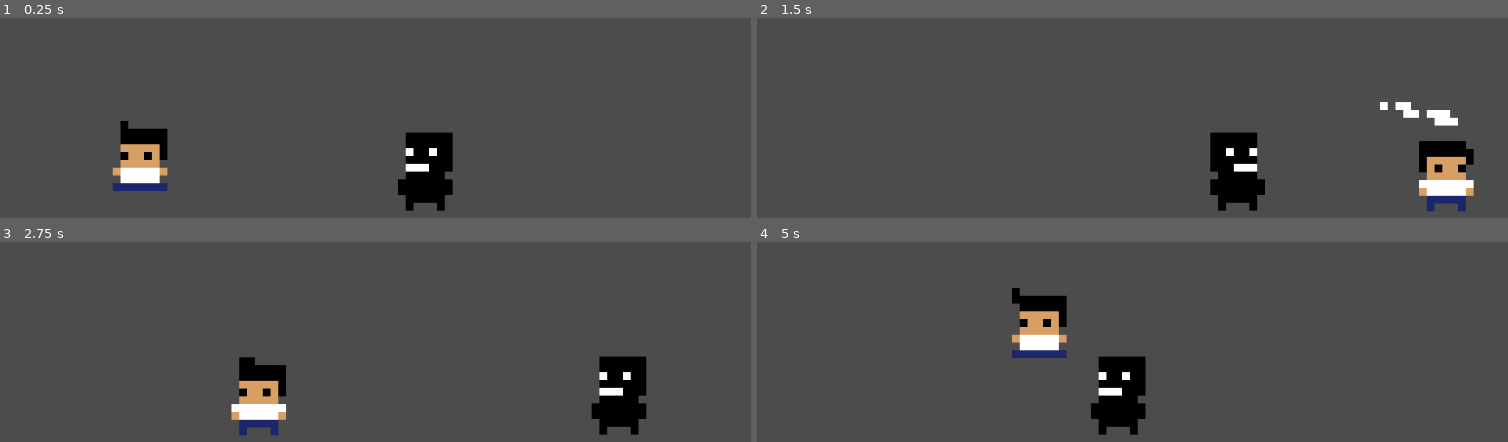
Above: before the commit, frames 1-4 (two rows, left to right).
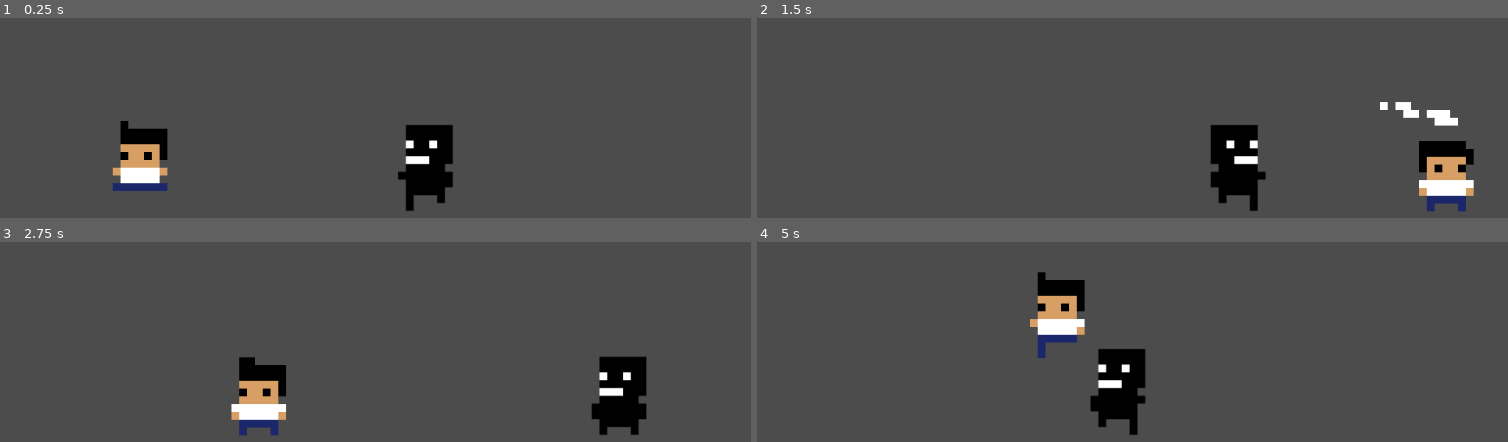
Above: after the commit, the same moments.

Repository: renzoventura/Shade
Game: Godot game, scene res://Scenes/Level/TemplateLevel.tscn
The game is run twice, just before and just after one commit, with the same random seed, the same clock (stepped at 60 frames per second) and the same inputs.
Inputs:
- Up to frame 1 (0.25 s): no input
- Up to frame 2 (1.5 s): hold D (right) from 0.53 s (still down); tap , (attack) at 0.6, 1.35 s; tap W (jump) at 0.77 s
- Up to frame 3 (2.75 s): tap W (jump) at 1.52 s; release D (right) at 2.03 s; hold A (left) from 2.03 s (still down); tap , (attack) at 2.1 s
- Up to frame 4 (5 s): release A (left) at 2.78 s; hold D (right) 2.78-4.28 s; tap , (attack) at 2.85, 3.6, 4.35 s; tap W (jump) at 3.02, 3.77, 4.52 s; hold A (left) from 4.28 s (still down)

The runs differ from the first frame. In frame 1, 1.1% of the frame differs, in the area x 52-61%, y 53-97%; in frame 2, 1.2%; in frame 3, less than 0.1%; in frame 4, 4.0%, in the area x 33-52%, y 15-97%.

Commit message:
Add kill function for enemy

Diff:
--- a/Scenes/Player/Enemy.gd
+++ b/Scenes/Player/Enemy.gd
@@ -9,6 +9,8 @@
 var GRAVITY = 2000;
 var MAX_FALL_SPEED = 3000
 
+var life = 3
+
 export(int) var ACCELERATION = 10
 
 func _ready():
@@ -19,13 +21,13 @@
 	var player = get_tree().get_root().find_node("Player", true, false)
 	if player != null:
 		chase_player(player, delta)
+	animate()
+	die()
 
 func chase_player(player, delta):
 	var direction = (player.global_position - global_position).normalized()
-#	motion += direction * ACCELERATION * delta
-#	motion = motion.clamped(SPEED)
 	motion += direction * ACCELERATION
-	$AnimatedSprite.flip_h = global_position > player.global_position
+	$Sprite.flip_h = global_position > player.global_position
 	motion = move_and_slide(motion)
 
 func _on_VisibilityNotifier2D_screen_entered():
@@ -33,9 +35,9 @@
 
 func hurt():
 	print("OUCH!")
+	life -= 1
 	motion.y -= 500
 	motion.x = 300
-
 
 func apply_gravity():
 	if is_on_floor() and motion.y > 0:
@@ -45,3 +47,11 @@
 	else:
 		if(motion.y < MAX_FALL_SPEED):
 			motion.y += GRAVITY
+
+func animate():
+	if motion.x != 0:
+		$Sprite/AnimationPlayer.play("Walk")
+
+func die():
+	if(life < 0):
+		queue_free()
--- a/Scenes/Player/Enemy.tscn
+++ b/Scenes/Player/Enemy.tscn
@@ -1,7 +1,8 @@
-[gd_scene load_steps=5 format=2]
+[gd_scene load_steps=8 format=2]
 
 [ext_resource path="res://Assets/Enemy/enemy.png" type="Texture" id=1]
 [ext_resource path="res://Scenes/Player/Enemy.gd" type="Script" id=2]
+[ext_resource path="res://Assets/Enemy/enemy-Sheet.png" type="Texture" id=3]
 
 [sub_resource type="RectangleShape2D" id=2]
 extents = Vector2( 34.4604, 49.7538 )
@@ -14,15 +15,60 @@
 "speed": 5.0
 } ]
 
+[sub_resource type="Animation" id=3]
+resource_name = "Walk"
+length = 1.4
+loop = true
+step = 0.35
+tracks/0/type = "value"
+tracks/0/path = NodePath(".:frame")
+tracks/0/interp = 1
+tracks/0/loop_wrap = true
+tracks/0/imported = false
+tracks/0/enabled = true
+tracks/0/keys = {
+"times": PoolRealArray( 0, 0.35, 0.7, 1.05 ),
+"transitions": PoolRealArray( 1, 1, 1, 1 ),
+"update": 1,
+"values": [ 4, 5, 6, 7 ]
+}
+
+[sub_resource type="Animation" id=4]
+resource_name = "idle"
+tracks/0/type = "value"
+tracks/0/path = NodePath(".:frame_coords")
+tracks/0/interp = 1
+tracks/0/loop_wrap = true
+tracks/0/imported = false
+tracks/0/enabled = true
+tracks/0/keys = {
+"times": PoolRealArray( 0 ),
+"transitions": PoolRealArray( 1 ),
+"update": 0,
+"values": [ Vector2( 0, 0 ) ]
+}
+
 [node name="Enemy" type="KinematicBody2D"]
 collision_layer = 4
 collision_mask = 9
 script = ExtResource( 2 )
 
 [node name="CollisionShape2D" type="CollisionShape2D" parent="."]
+visible = false
 position = Vector2( -5.09628, -0.149895 )
 shape = SubResource( 2 )
 
 [node name="AnimatedSprite" type="AnimatedSprite" parent="."]
+visible = false
 frames = SubResource( 1 )
 animation = "idle"
+
+[node name="Sprite" type="Sprite" parent="."]
+texture = ExtResource( 3 )
+vframes = 2
+hframes = 4
+frame = 4
+
+[node name="AnimationPlayer" type="AnimationPlayer" parent="Sprite"]
+anims/Walk = SubResource( 3 )
+anims/idle = SubResource( 4 )
--- a/Scenes/Player/Player.gd
+++ b/Scenes/Player/Player.gd
@@ -69,7 +69,7 @@
 	is_attacking = true
 	attackAreaCollision.disabled = false
 	emit_signal("attackAnimate")
-	yield(get_node("PlayerAnimation"), "animation_finished" )
+	yield(get_node("PlayerAnimation"), "animation_finished")
 	is_attacking = false
 	attackAreaCollision.disabled = true
 
--- a/Scenes/Player/Player.tscn
+++ b/Scenes/Player/Player.tscn
@@ -10,6 +10,7 @@
 extents = Vector2( 53.4169, 65.8811 )
 
 [node name="Player" type="KinematicBody2D"]
+rotation = -6.28319
 script = ExtResource( 2 )
 
 [node name="CollisionShape2D" type="CollisionShape2D" parent="."]
Binary file added: Assets/Enemy/enemy-Sheet.png
Not shown, added: Assets/Enemy/enemy-Sheet.png.import
